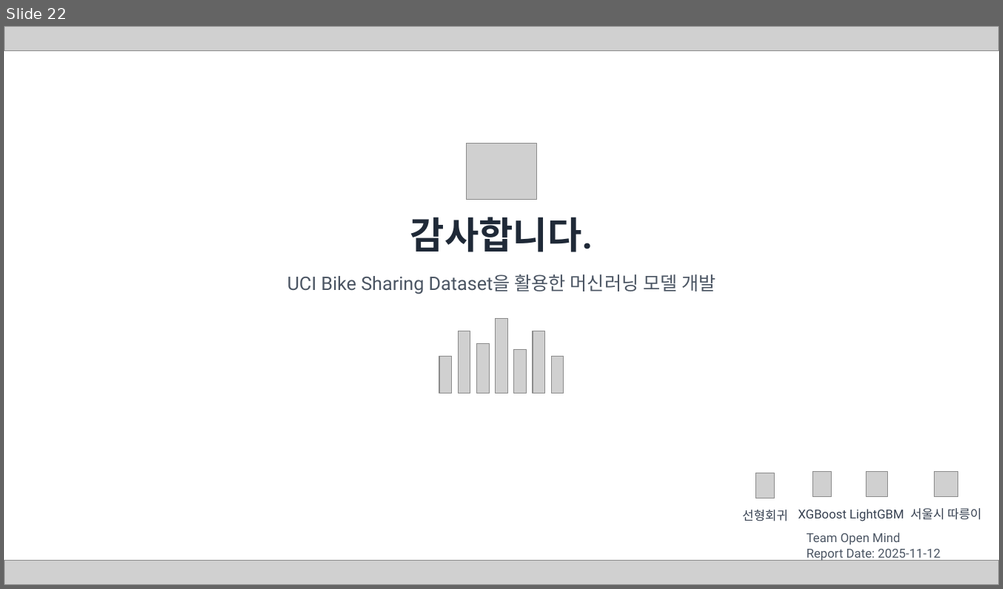
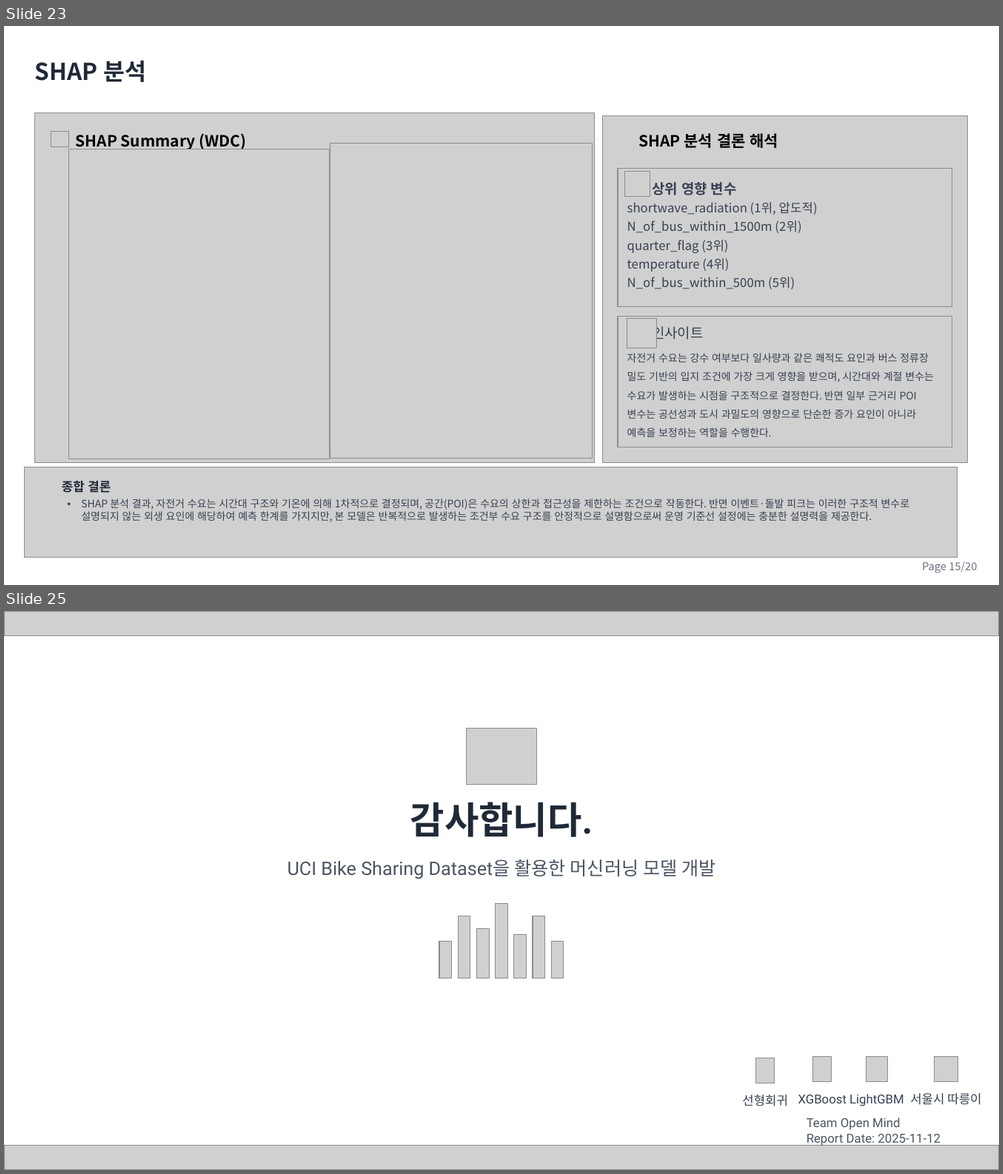
Before and after one commit to cbnu-yhjeon/PROJECT-Bicyle-Demand-Forecasting, a slide deck: docs/자전거 대여 수요 예측 분석 프로젝트(오픈마인드).pptx. Shown one above the other, each under a label of ours: slide 22 before the commit, slides 23 and 25 after it; the slides between them are not shown. The pictures are 1003x589 and 1003x1174 pixels, drawn with LibreOffice and Linux fonts; fonts in the diff are those of the drawing; grey boxes stand for pictures; background and template pictures are left out. Boxes give left, top, right and bottom in pixels: in the first picture for what was removed or moved away, otherwise in the second. Text is boxed around its words. In the diff, an @@ line names an element or a change of style, - is before the commit and + after.

```diff
--- a/docs/자전거 대여 수요 예측 분석 프로젝트(오픈마인드).pptx
+++ b/docs/자전거 대여 수요 예측 분석 프로젝트(오픈마인드).pptx
@@ slide 23 added at box(4, 26, 999, 585), background picture (left out) @@
@@ text added at box(35, 60, 146, 82), 22.5 pt, text #1F2937, bold @@
+SHAP 분석
@@ picture added at box(35, 113, 595, 463) @@
@@ picture added at box(51, 132, 69, 147) @@
@@ text added at box(76, 133, 246, 150), 15 pt, text #000000, bold @@
+SHAP Summary (WDC)
@@ picture added at box(603, 116, 968, 463) @@
@@ text added at box(638, 133, 779, 148), 15 pt, text #000000, bold @@
+SHAP 분석 결론 해석
@@ picture added at box(69, 149, 330, 460) @@
@@ picture added at box(330, 143, 593, 459) @@
@@ picture added at box(617, 169, 951, 306) @@
@@ picture added at box(625, 172, 650, 197) @@
@@ text added at box(627, 202, 817, 289), 12 pt, text #374151 @@
+shortwave_radiation (1위, 압도적)
+N_of_bus_within_1500m (2위)
+quarter_flag (3위)
+temperature (4위)
+N_of_bus_within_500m (5위)
@@ text added at box(652, 182, 737, 195), 13.5 pt, text #374151, bold @@
+상위 영향 변수
@@ picture added at box(617, 316, 951, 447) @@
@@ picture added at box(627, 319, 656, 349) @@
@@ text added at box(652, 324, 703, 343), 13.5 pt, text #374151 @@
+인사이트
@@ text added at box(627, 353, 933, 437), 10 pt, text #374151 @@
+자전거 수요는 강수 여부보다 일사량과 같은 쾌적도 요인과 버스 정류장 밀도 기반의 입지 조건에 가장 크게 영향을 받으며, 시간대와 계절 변수는 수요가 발생하는 시점을 구조적으로 결정한다. 반면 일부 근거리 POI 변수는 공선성과 도시 과밀도의 영향으로 단순한 증가 요인이 아니라 예측을 보정하는 역할을 수행한다.
@@ picture added at box(25, 467, 958, 557) @@
@@ text added at box(62, 481, 111, 493), 12 pt, text #1F2937, bold @@
+종합 결론
@@ text added at box(81, 499, 910, 523), 10 pt, text #374151 @@
+• SHAP 분석 결과, 자전거 수요는 시간대 구조와 기온에 의해 1차적으로 결정되며, 공간(POI)은 수요의 상한과 접근성을 제한하는 조건으로 작동한다. 반면 이벤트·돌발 피크는 이러한 구조적 변수로 설명되지 않는 외생 요인에 해당하여 예측 한계를 가지지만, 본 모델은 반복적으로 발생하는 조건부 수요 구조를 안정적으로 설명함으로써 운영 기준선 설정에는 충분한 설명력을 제공한다.
@@ text added at box(922, 562, 976, 574), 10.5 pt, text #6B7280 @@
+Page 15/20
@@ what was slide 22 is now slide 25 @@
```
Also in this commit, not shown: 5 slides changed, 6 other slides added, 4 slides removed.
